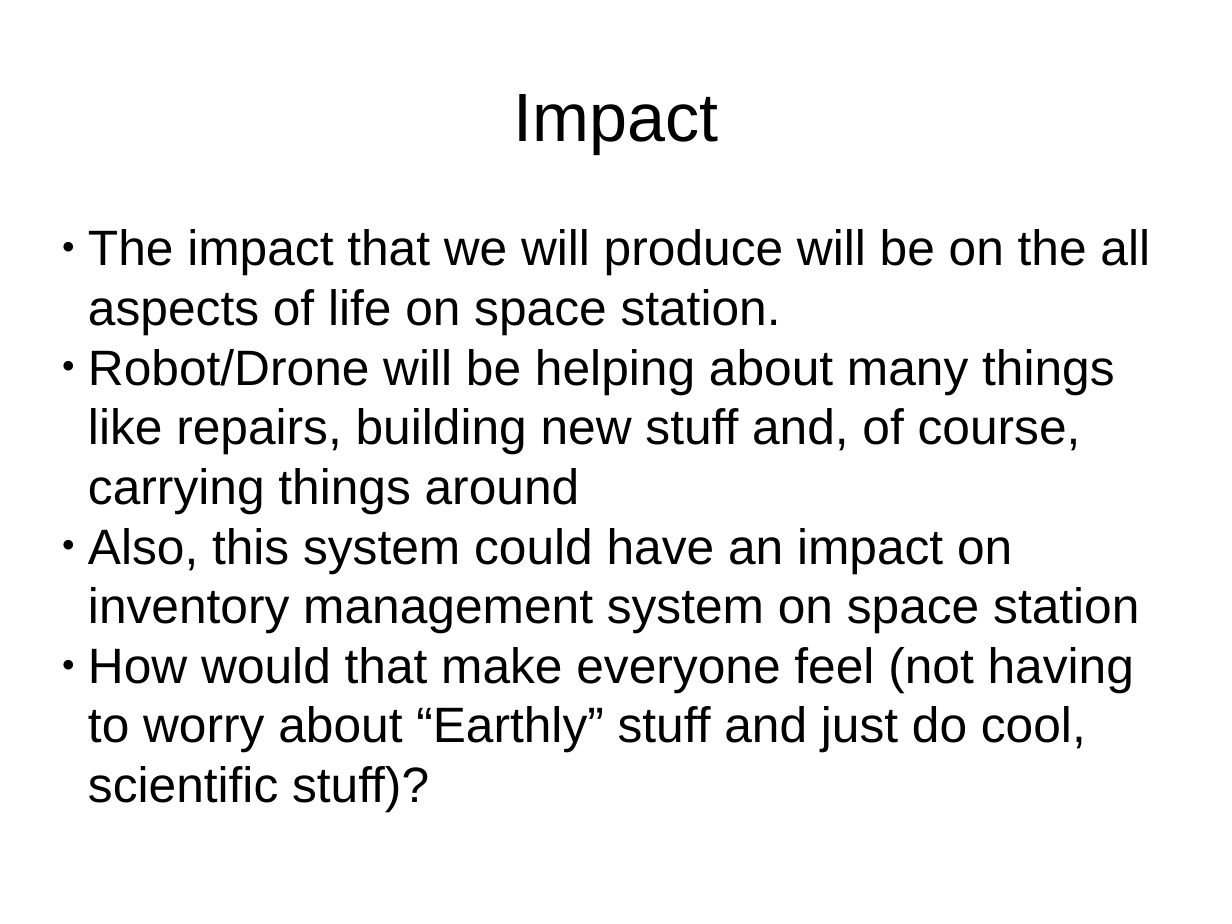
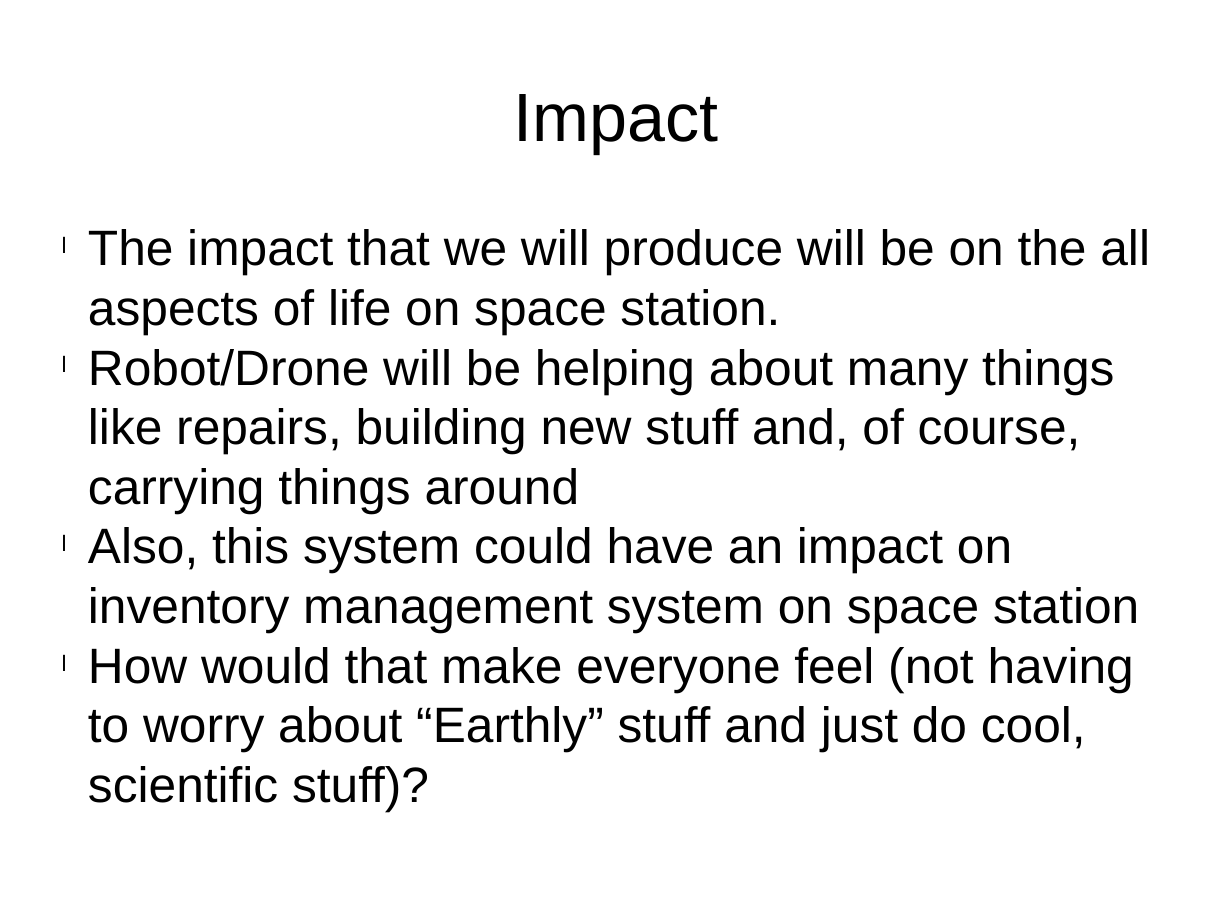
Before and after one commit to aleksandarbozic/nasa_space_apps_2015, a slide deck: slide 2 of Skeleton presentation.pptx. Drawn at 1232x924 pixels with LibreOffice and Linux fonts; fonts in the diff are those of the drawing. Boxes give left, top, right and bottom in pixels: in the first picture for what was removed or moved away, otherwise in the second. Text is boxed around its words. In the diff, an @@ line names an element or a change of style, - is before the commit and + after.

```diff
--- a/Skeleton presentation.pptx
+++ b/Skeleton presentation.pptx
@@ text "The impact that we will ..." at box(88, 229, 1150, 752): bullet ● to l @@
```
Also in this commit, not shown: 5 other slides changed.
